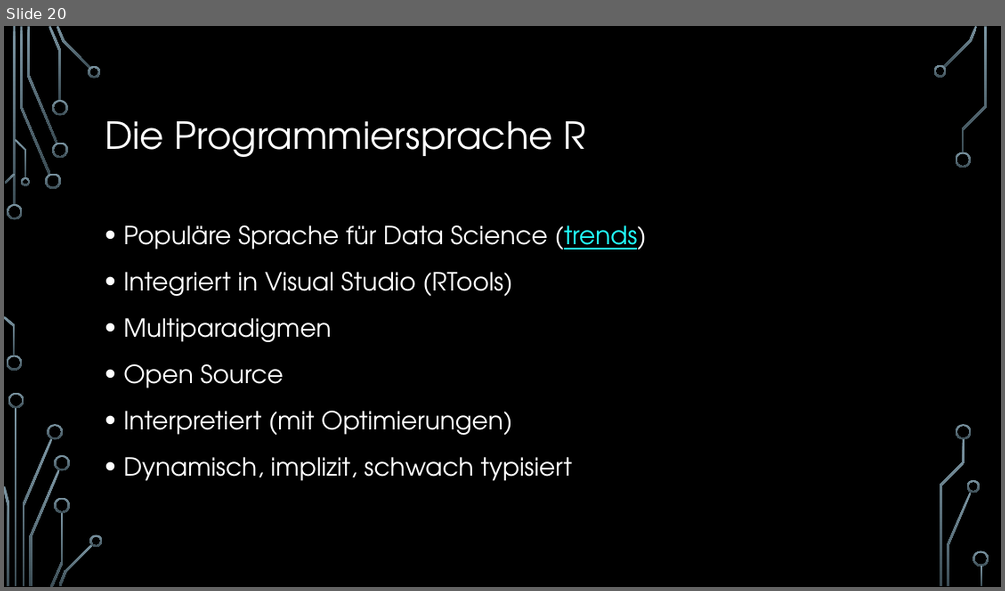
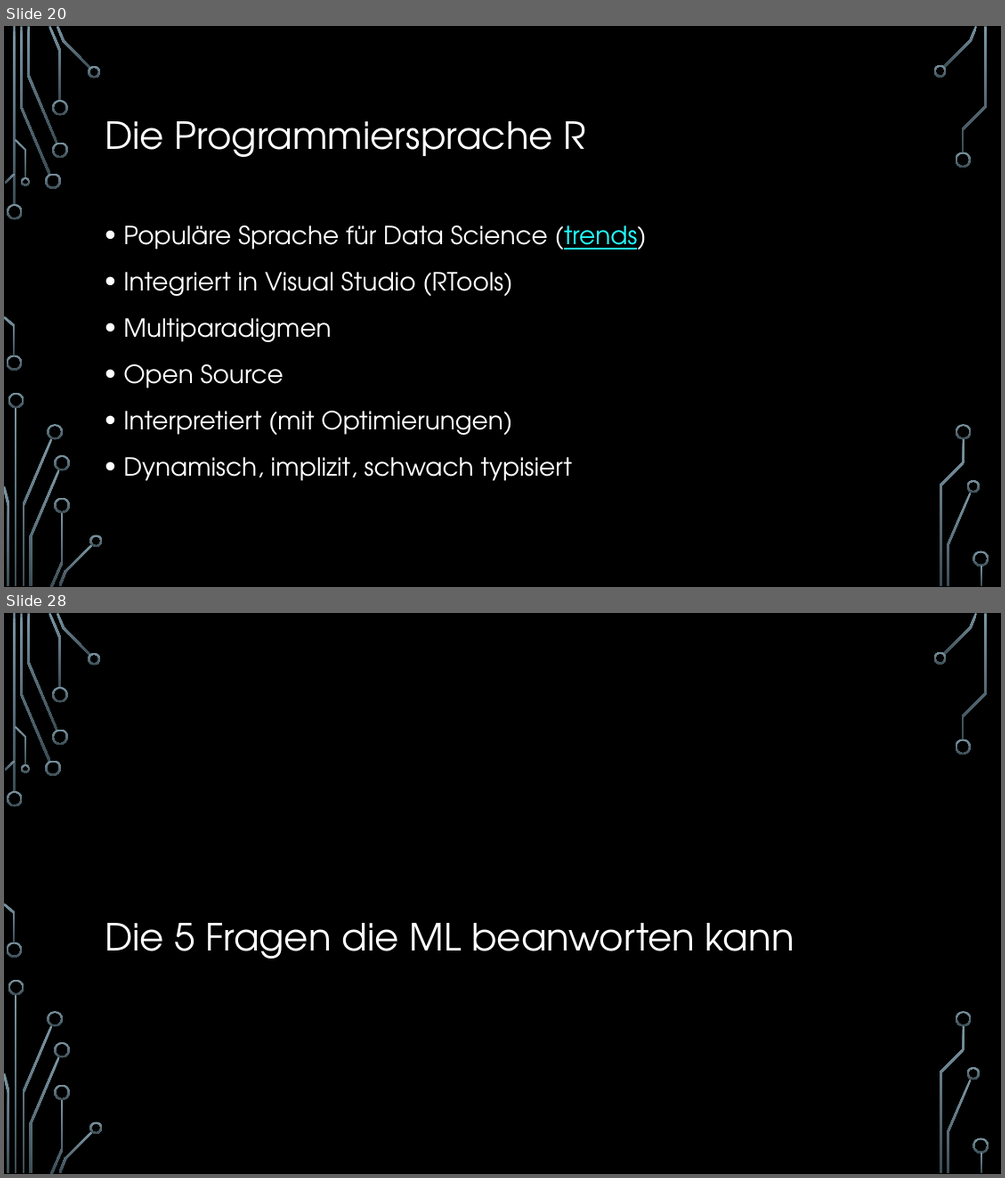
Before and after one commit to hacpro/introduction-machine-learning, a slide deck: presentation.pptx. Shown one above the other, each under a label of ours: slide 20 before the commit, slides 20 and 28 after it; the slides between them are not shown. The pictures are 1005x591 and 1005x1178 pixels, drawn with LibreOffice and Linux fonts; fonts in the diff are those of the drawing; background and template pictures are left out. Boxes give left, top, right and bottom in pixels: in the first picture for what was removed or moved away, otherwise in the second. Text is boxed around its words. In the diff, an @@ line names an element or a change of style, - is before the commit and + after.

```diff
--- a/presentation.pptx
+++ b/presentation.pptx
@@ slide 28 added at <box>4,613,1001,1174</box>, background picture (left out); not listed: 36 template elements that a slide beside it also shows @@
@@ title added at <box>105,923,794,958</box>, 36 pt, text #FFFFFF @@
+Die 5 Fragen die ML beanworten kann
```
Also in this commit, not shown: 3 slides changed, 6 other slides added, 3 other files.
